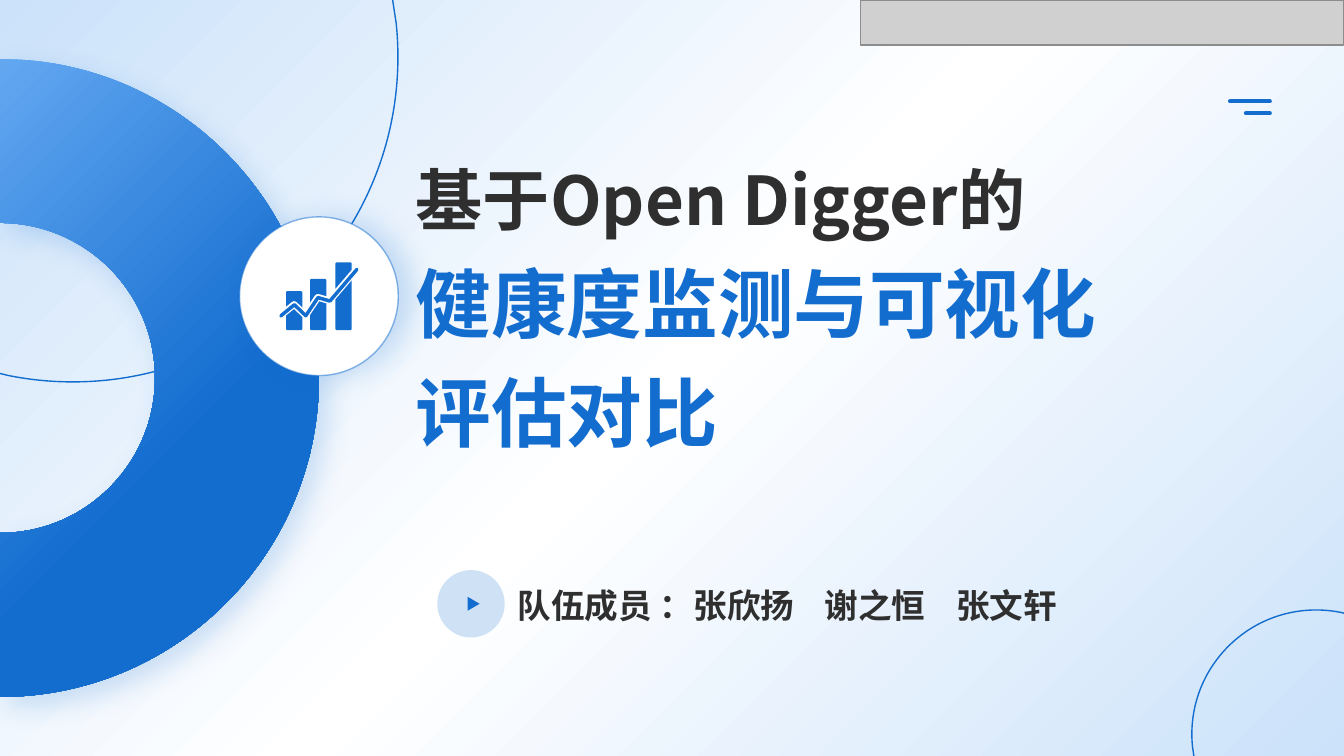
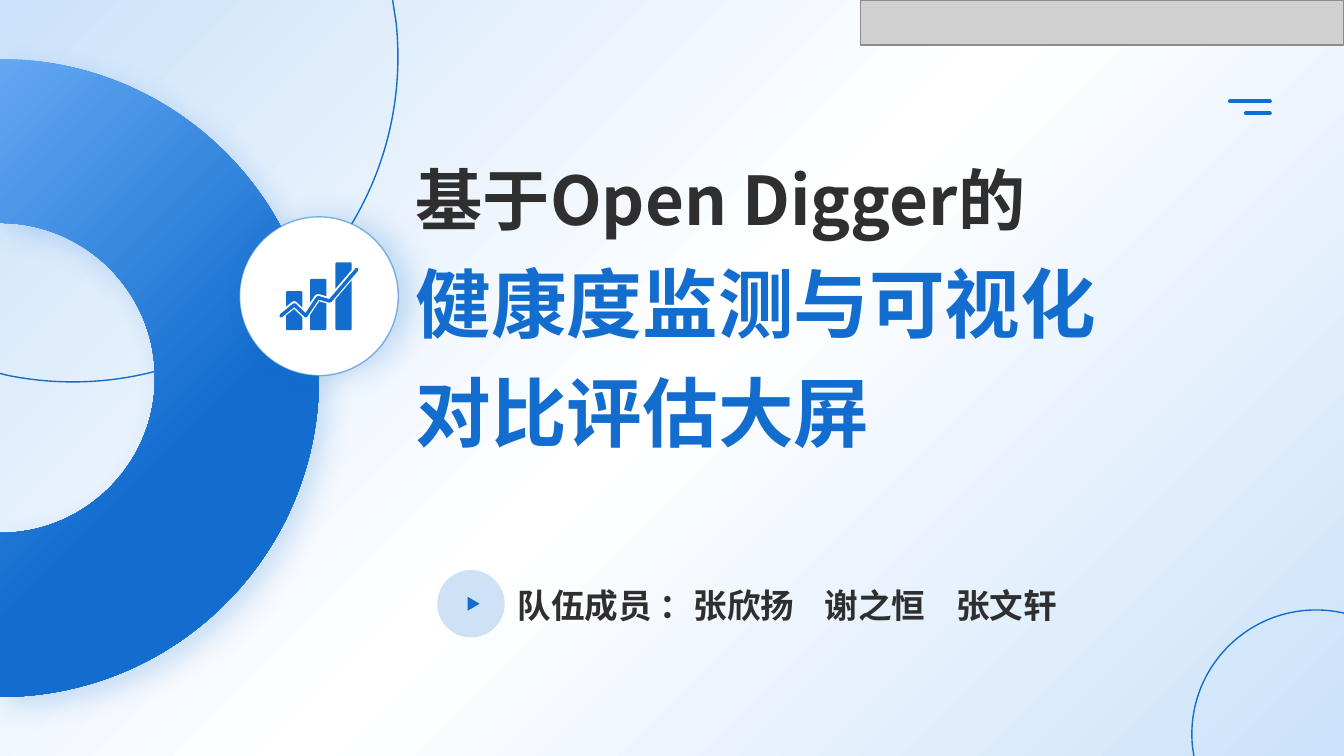
Before and after one commit to zxywx0924/openrank, a slide deck: slide 1 of OpenRank杯初赛——现在游戏中队.pptx. Drawn at 1344x756 pixels with LibreOffice and Linux fonts; fonts in the diff are those of the drawing; grey boxes stand for pictures. Boxes give left, top, right and bottom in pixels: in the first picture for what was removed or moved away, otherwise in the second. Text is boxed around its words. In the diff, an @@ line names an element or a change of style, - is before the commit and + after.

```diff
--- a/OpenRank杯初赛——现在游戏中队.pptx
+++ b/OpenRank杯初赛——现在游戏中队.pptx
@@ title at bbox=[416, 168, 1096, 448]: text changed; size 48 to 54 pt; text colour #2F2F2F to #136DCF @@
-基于Open Digger的
-健康度监测与可视化评估对比
+基于Open Digger的
+健康度监测与可视化对比评估大屏
```
Also in this commit, not shown: 3 slides added.
